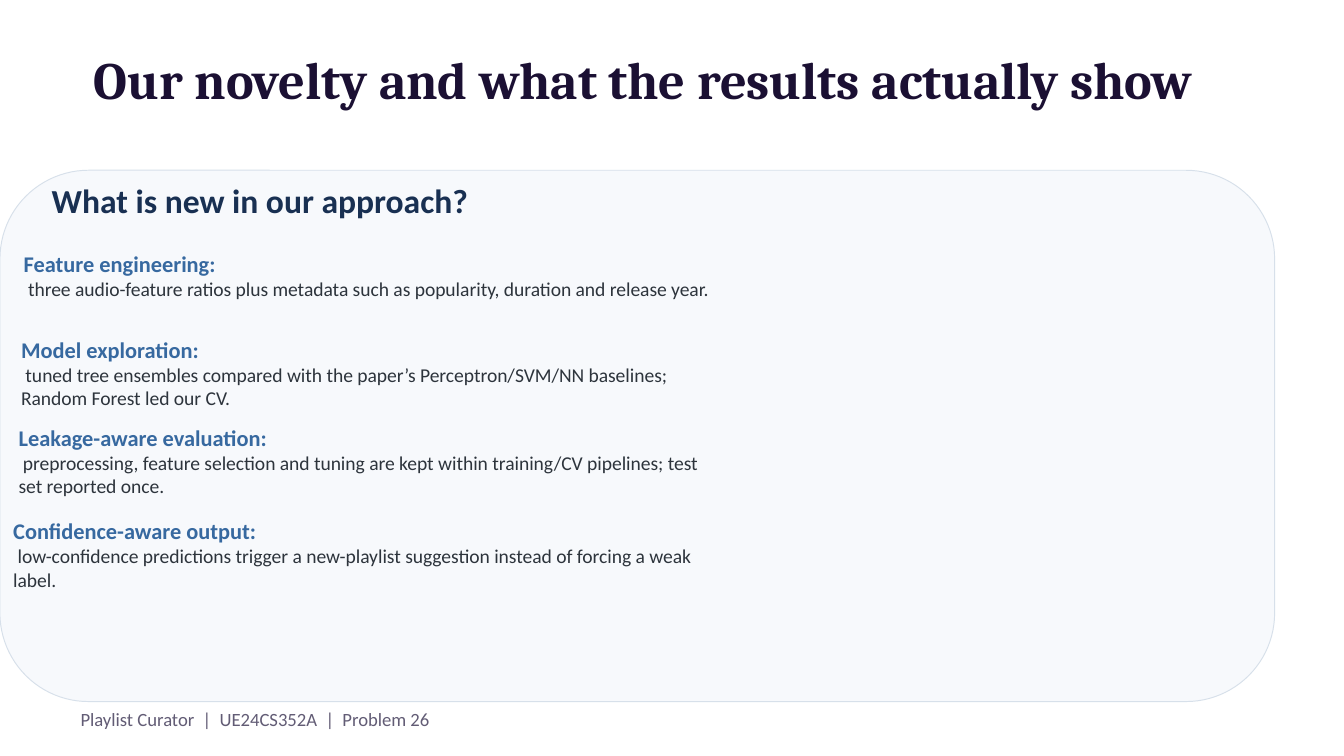
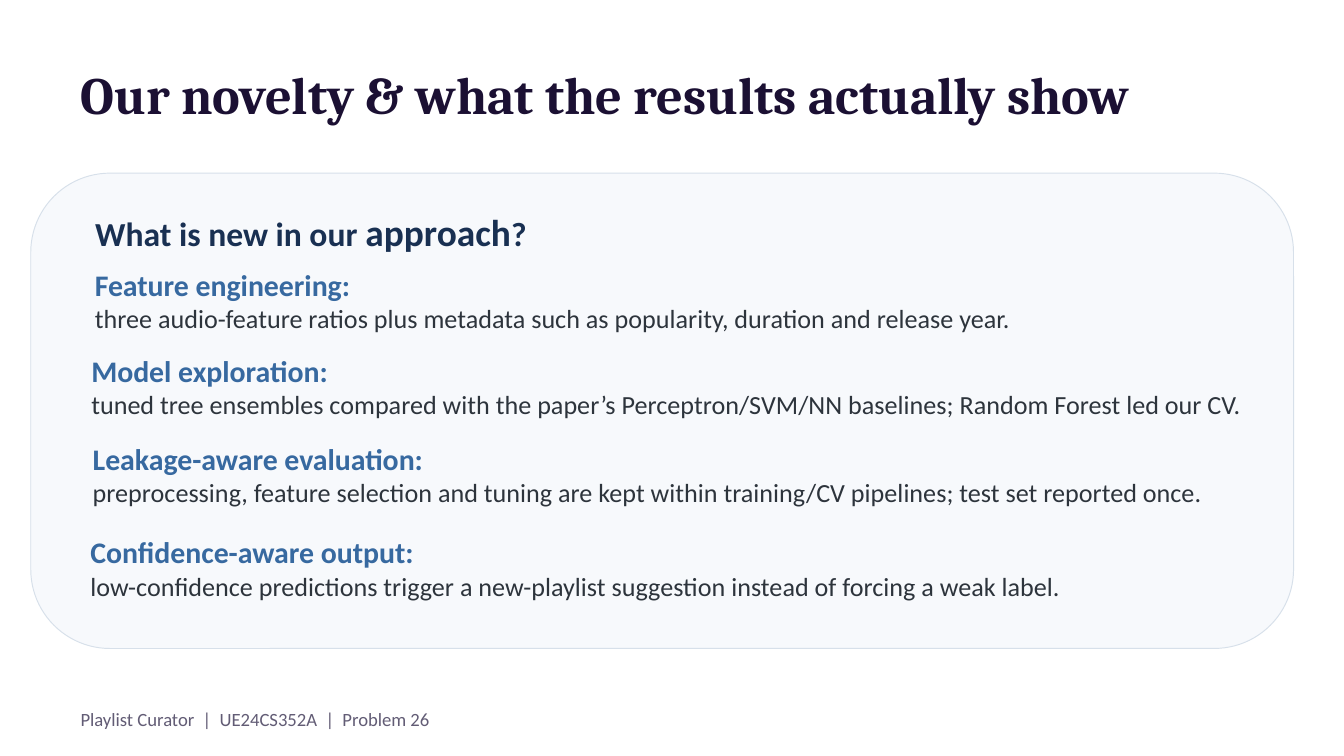
Before and after one commit to rekhadhorigol/ML-mini-project-playlist-curator, a slide deck: slide 12 of docs/Presentation_Team_23_final.pptx (slide 10 before the commit). Drawn at 1344x756 pixels with LibreOffice and Linux fonts; fonts in the diff are those of the drawing. Boxes give left, top, right and bottom in pixels: in the first picture for what was removed or moved away, otherwise in the second. Text is boxed around its words. In the diff, an @@ line names an element or a change of style, - is before the commit and + after.

```diff
--- a/docs/Presentation_Team_23_final.pptx
+++ b/docs/Presentation_Team_23_final.pptx
@@ title "Our novelty & what the ..." at (81, 77, 1129, 126): vertical alignment top to middle @@
@@ title at (81, 77, 1129, 126): text changed @@
-Our novelty and what the results actually show
+Our novelty & what the results actually show
@@ rounded rectangle: place and size @@
-rounded rectangle at (0, 171, 1274, 702)
+rounded rectangle at (31, 173, 1294, 649)
@@ text "What is new in our ...": place and size @@
-text "What is new in our ..." at (52, 189, 468, 219)
+text "What is new in our ..." at (95, 219, 511, 252)
@@ text "What is new in our ..." at (95, 219, 511, 252): size 18 to 20 pt in "approach?" @@
@@ text "Feature engineering:": place and size @@
-text "Feature engineering:" at (24, 256, 708, 299)
+text "Feature engineering:" at (95, 275, 1009, 333)
@@ text "Feature engineering:" at (95, 275, 1009, 333): size 12 to 16 pt in "Feature engineering:"; size 10.5 to 14 pt in "three audio-feature ratios plus metadata such as ..." @@
@@ text "Model exploration:": place and size @@
-text "Model exploration:" at (21, 342, 668, 405)
+text "Model exploration:" at (91, 361, 1240, 419)
@@ text "Model exploration:" at (91, 361, 1240, 419): size 12 to 16 pt in "Model exploration:"; size 10.5 to 14 pt in "tuned tree ensembles compared with the paper’s ..." @@
@@ text "Leakage-aware evaluation:": place and size @@
-text "Leakage-aware evaluation:" at (19, 430, 698, 496)
+text "Leakage-aware evaluation:" at (93, 449, 1201, 507)
@@ text "Leakage-aware evaluation:" at (93, 449, 1201, 507): size 12 to 16 pt in "Leakage-aware evaluation:"; size 10.5 to 14 pt in "preprocessing, feature selection and tuning are kept ..." @@
@@ text "Confidence-aware output:": place and size @@
-text "Confidence-aware output:" at (13, 523, 691, 587)
+text "Confidence-aware output:" at (90, 542, 1060, 601)
@@ text "Confidence-aware output:" at (90, 542, 1060, 601): size 12 to 16 pt in "Confidence-aware output:"; size 10.5 to 14 pt in "low-confidence predictions trigger a new-playlist suggestion ..." @@
```
Also in this commit, not shown: 13 other slides changed, 2 slides removed.
